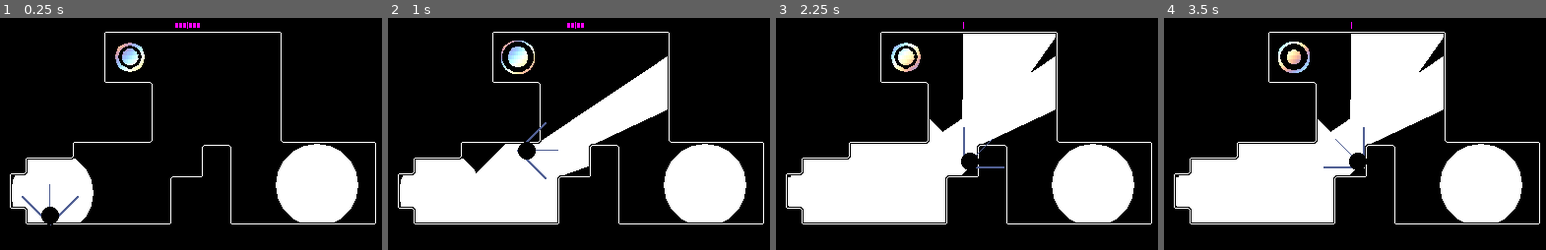
Above: before the commit, frames 1-4 (left to right).
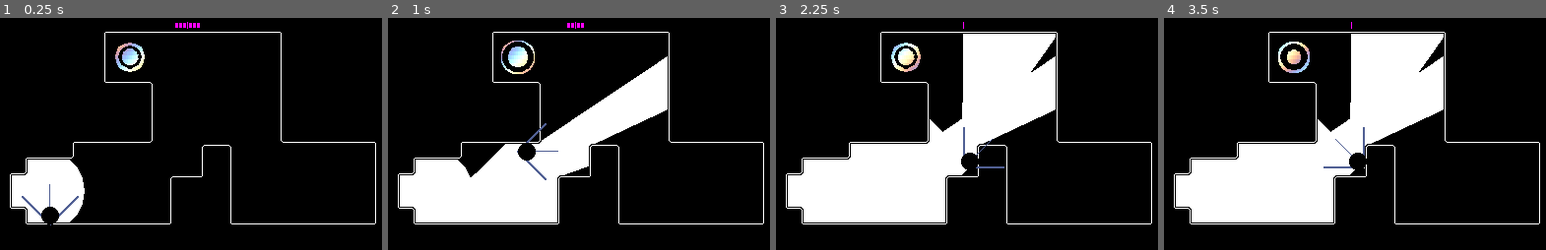
Above: after the commit, the same moments.

Repository: KingOfSpadesJFK/bhleg
Game: Godot game, scene res://levels/s1.tscn
Same seed, same stepped clock (60 frames per second), same inputs: the game is played once before the commit and once after it. This scene is started directly instead of the project's main scene.
Inputs (mouse positions are in pixels of both pictures, inside the frame that each line leads up to):
- Up to frame 1 (0.25 s): no input
- Up to frame 2 (1 s): tap Enter at 0.5 s; move the mouse to (666, 124) at 0.52 s; press the mouse at (666, 124) at 0.53 s; hold D (player_right) from 0.53 s (still down); tap Space (player_jump) at 0.77 s
- Up to frame 3 (2.25 s): release D (player_right) at 1.25 s; release the mouse at (1054, 124) at 1.25 s; drag from (879, 147) to (905, 57) at 1.27 s; move the mouse to (1005, 82) at 2.02 s; press the mouse at (1005, 82) at 2.03 s; hold D (player_right) from 2.03 s (still down)
- Up to frame 4 (3.5 s): release D (player_right) at 2.75 s; release the mouse at (1393, 82) at 2.75 s; drag from (1332, 182) to (1225, 101) at 2.77 s

The runs differ from the first frame. In frame 1, 6.5% of the frame differs, in the area x 3-94%, y 54-89%; in frame 2, 6.2%; in frame 3, 5.9%; in frame 4, 5.9%.

Commit message:
keyhole and scene changes implemented

Diff:
--- a/levels/s1.tscn
+++ b/levels/s1.tscn
@@ -6,6 +6,7 @@
 [ext_resource type="Script" path="res://scripts/hud.gd" id="4_0mw62"]
 [ext_resource type="PackedScene" uid="uid://ckcyg1axbshy1" path="res://scenes/objects/key.tscn" id="4_gorjn"]
 [ext_resource type="Script" path="res://scripts/cell_container.gd" id="5_u5hsi"]
+[ext_resource type="PackedScene" uid="uid://pwsqdsynruyl" path="res://scenes/objects/keyhole.tscn" id="7_gtk0d"]
 
 [sub_resource type="CircleShape2D" id="CircleShape2D_j7rlh"]
 radius = 42.0
@@ -36,15 +37,10 @@
 script = ExtResource("2_5dcd2")
 
 [node name="CollisionShape2D" type="CollisionShape2D" parent="StaticBody2D"]
-position = Vector2(73, 178)
+position = Vector2(64, 176)
 shape = SubResource("CircleShape2D_j7rlh")
 disabled = true
 metadata/is_main_shape = false
-
-[node name="CollisionShape2D2" type="CollisionShape2D" parent="StaticBody2D"]
-position = Vector2(342, 170)
-shape = SubResource("CircleShape2D_j7rlh")
-disabled = true
 
 [node name="Ground" type="TileMap" parent="."]
 tile_set = ExtResource("3_ufcio")
@@ -79,3 +75,7 @@
 script = ExtResource("5_u5hsi")
 red_cells = 10
 cyan_cells = 10
+
+[node name="Keyhole" parent="." instance=ExtResource("7_gtk0d")]
+position = Vector2(344, 168)
+next_scene = "test_level"
--- a/scenes/objects/key.gd
+++ b/scenes/objects/key.gd
@@ -6,4 +6,6 @@
 func _on_collectible_collected():
 	unlocked.emit()
 	queue_free()
-	pass # Replace with function body.
+
+	# Unlock the keyhole
+	get_tree().call_group("Keyhole", "_unlock_keyhole")
--- /dev/null
+++ b/scenes/objects/keyhole.gd
@@ -0,0 +1,17 @@
+extends Node2D
+
+var _opened: bool = false
+@export var next_scene: String
+
+
+func _on_area_2d_body_entered(body: Node2D):
+	if body is Player and _opened:
+		# Change scene
+		Bhleg.change_scene(next_scene)
+		pass
+
+
+func _unlock_keyhole():
+	_opened = true
+	if $AnimatedSprite2D:
+		$AnimatedSprite2D.animation = "open"
--- /dev/null
+++ b/scenes/objects/keyhole.tscn
@@ -0,0 +1,43 @@
+[gd_scene load_steps=6 format=3 uid="uid://pwsqdsynruyl"]
+
+[ext_resource type="Script" path="res://scenes/objects/keyhole.gd" id="1_y0lcp"]
+[ext_resource type="Texture2D" uid="uid://gelb6iwmiqqt" path="res://assets/keyhole_small.png" id="2_n7rca"]
+[ext_resource type="Texture2D" uid="uid://ov7vtssppitc" path="res://assets/keyhole_big.png" id="3_lks4k"]
+
+[sub_resource type="CircleShape2D" id="CircleShape2D_1xuqc"]
+radius = 16.0
+
+[sub_resource type="SpriteFrames" id="SpriteFrames_fhqq3"]
+animations = [{
+"frames": [{
+"duration": 1.0,
+"texture": ExtResource("2_n7rca")
+}],
+"loop": true,
+"name": &"closed",
+"speed": 5.0
+}, {
+"frames": [{
+"duration": 1.0,
+"texture": ExtResource("3_lks4k")
+}],
+"loop": true,
+"name": &"open",
+"speed": 5.0
+}]
+
+[node name="Keyhole" type="Node2D" groups=["Keyhole"]]
+script = ExtResource("1_y0lcp")
+
+[node name="Area2D" type="Area2D" parent="."]
+collision_layer = 0
+collision_mask = 2
+
+[node name="CollisionShape2D" type="CollisionShape2D" parent="Area2D"]
+shape = SubResource("CircleShape2D_1xuqc")
+
+[node name="AnimatedSprite2D" type="AnimatedSprite2D" parent="."]
+sprite_frames = SubResource("SpriteFrames_fhqq3")
+animation = &"closed"
+
+[connection signal="body_entered" from="Area2D" to="." method="_on_area_2d_body_entered"]
--- a/scripts/bhleg.gd
+++ b/scripts/bhleg.gd
@@ -3,8 +3,32 @@
 const MAX_COORD = pow(2,31)-1
 const MIN_COORD = -MAX_COORD
 
+# Scene manager defaults
+var fade_out_speed: float = .350
+var fade_in_speed: float = .35
+var fade_out_pattern: String = "diagonal"
+var fade_in_pattern: String = "diagonal"
+var fade_out_smoothness = 0.2 # (float, 0, 1)
+var fade_in_smoothness = 0.2 # (float, 0, 1)
+var fade_out_inverted: bool = false
+var fade_in_inverted: bool = true
+var color: Color = Color(0, 0, 0)
+var timeout: float = 0.0
+var clickable: bool = false
+var add_to_back: bool = true
+
+@onready var fade_out_options = SceneManager.create_options(fade_out_speed, fade_out_pattern, fade_out_smoothness, fade_out_inverted)
+@onready var fade_in_options = SceneManager.create_options(fade_in_speed, fade_in_pattern, fade_in_smoothness, fade_in_inverted)
+@onready var general_options = SceneManager.create_general_options(color, timeout, clickable, add_to_back)
+var current_scene: String
+var _spawn_args: Dictionary
+
 func minv(curvec,newvec): return Vector2(min(curvec.x,newvec.x),min(curvec.y,newvec.y))
 func maxv(curvec,newvec): return Vector2(max(curvec.x,newvec.x),max(curvec.y,newvec.y))
+
+
+func _ready():
+	process_mode = Node.PROCESS_MODE_ALWAYS
 
 
 ### Calculates the bounding box of a polygon
@@ -17,3 +41,16 @@
 		min_vec = Bhleg.minv(min_vec,v)
 		max_vec = Bhleg.maxv(max_vec,v)
 	return Rect2(min_vec-offset, max_vec-min_vec+offset)
+
+
+### Call this when you want to change the scene midgame.
+### Relies on the SceneManager addon
+#	scene: Name of the scene you want to change to
+#	args: A dictionary of arguments to pass down
+func change_scene(scene: String, args: Dictionary = {}):
+	# get_tree().paused = true
+	SceneManager.change_scene(scene, fade_out_options, fade_in_options, general_options)
+	_spawn_args = args
+	await SceneManager.fade_in_finished
+	# get_tree().paused = false
+	current_scene = scene
Not shown: 1 places in levels/s1.tscn that only renumber resources
